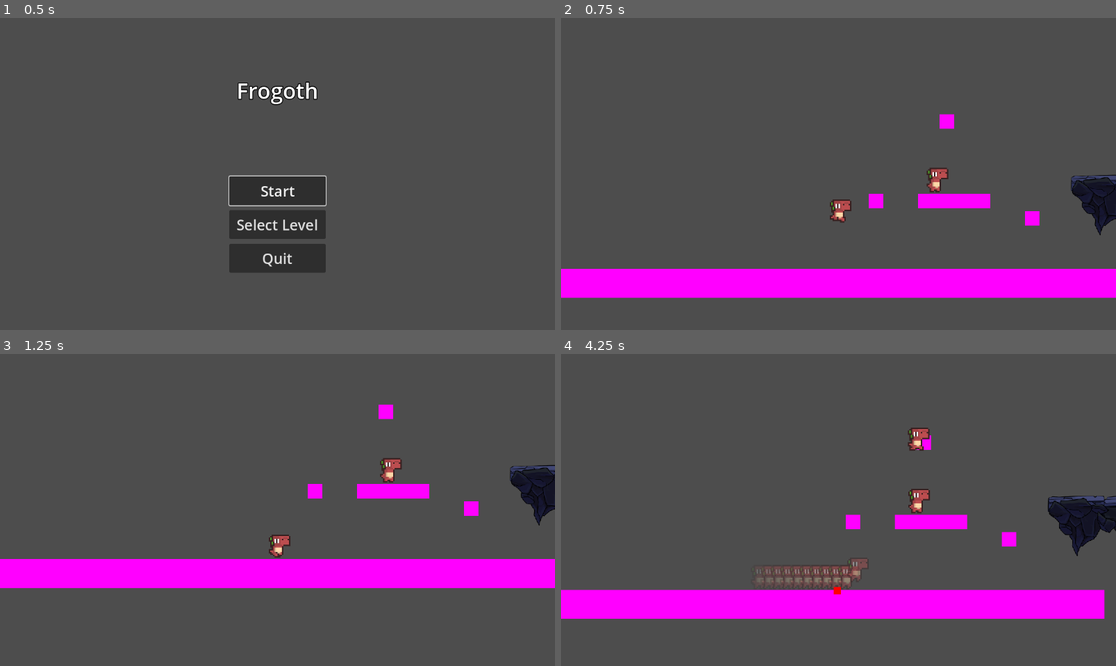
Above: before the commit, frames 1-4 (two rows, left to right).
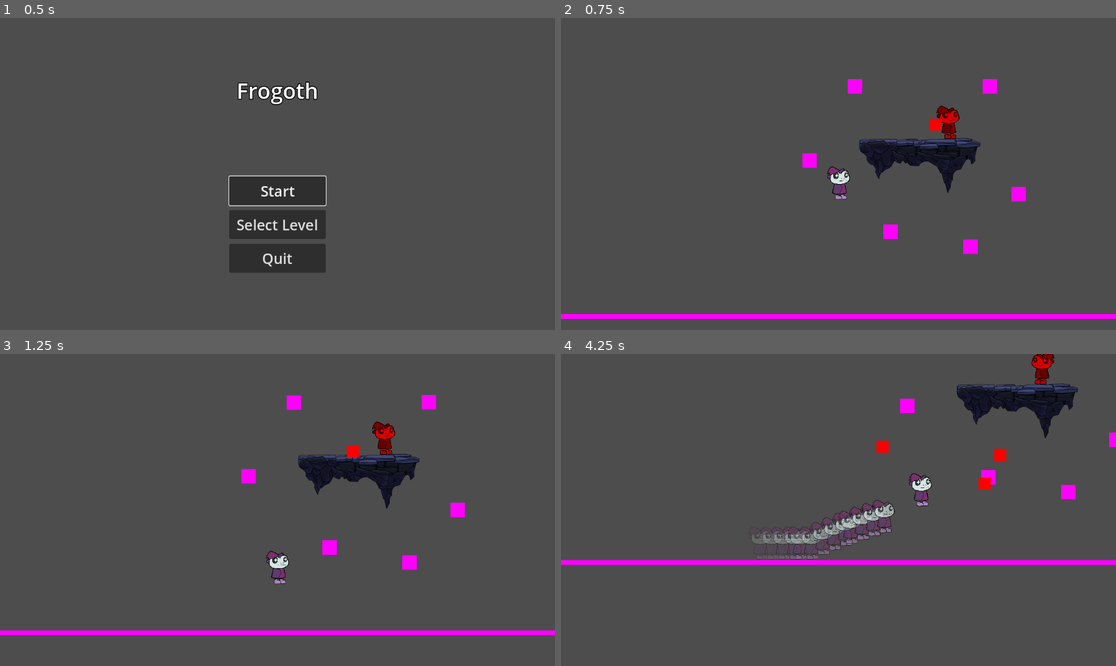
Above: after the commit, the same moments.

Repository: DerBrotDoktor/Frogoth
Game: Godot game, scene res://scenes/main/main.tscn
The game is run twice, just before and just after one commit, with the same random seed, the same clock (stepped at 60 frames per second) and the same inputs.
Inputs (mouse positions are in pixels of both pictures, inside the frame that each line leads up to):
- Up to frame 1 (0.5 s): no input
- Up to frame 2 (0.75 s): click "Start" at 0.5 s
- Up to frame 3 (1.25 s): no input
- Up to frame 4 (4.25 s): move the mouse to (960, 494) at 1.27 s; hold Space (jump) 1.28-2.03 s; hold D (right) 1.28-2.78 s; tap Shift (dash) at 1.35, 2.3, 2.85, 3.6 s; move the mouse to (727, 525) at 2.02 s; tap Space (jump) at 2.1, 2.27, 2.57, 3.77, 4.07 s; move the mouse to (894, 441) at 2.77 s; hold A (left) 2.78-3.53 s; hold Space (jump) 2.78-3.53 s; move the mouse to (810, 572) at 3.52 s; hold D (right) from 3.53 s (still down)

Frame 1 is identical in both runs. In frame 2, 16% of the frame differs, in the area x 0-100%, y 19-97%; in frame 3, 16%; in frame 4, 19%, in the area x 0-100%, y 0-85%.

Commit message:
Changed player / enemy sprite Resized player / enemy / bullet / bash_point / platform

Diff:
--- a/project.godot
+++ b/project.godot
@@ -81,7 +81,3 @@
 2d_physics/layer_1="Player"
 2d_physics/layer_2="Enemy"
 2d_physics/layer_3="Bullet"
-
-[rendering]
-
-textures/canvas_textures/default_texture_filter=0
--- a/scenes/bash_points/bash_point.tscn
+++ b/scenes/bash_points/bash_point.tscn
@@ -3,10 +3,10 @@
 [ext_resource type="Script" path="res://scenes/bash_points/bash_point.gd" id="1_yxaq1"]
 
 [sub_resource type="PlaceholderTexture2D" id="PlaceholderTexture2D_r6txh"]
-size = Vector2(10, 10)
+size = Vector2(60, 60)
 
 [sub_resource type="CircleShape2D" id="CircleShape2D_y7tx7"]
-radius = 6.0
+radius = 35.0
 
 [node name="BashPoint" type="Area2D" groups=["bash_point"]]
 script = ExtResource("1_yxaq1")
--- a/scenes/enemies/bullet.tscn
+++ b/scenes/enemies/bullet.tscn
@@ -3,10 +3,10 @@
 [ext_resource type="Script" path="res://scenes/enemies/bullet.gd" id="1_aeqp4"]
 
 [sub_resource type="PlaceholderTexture2D" id="PlaceholderTexture2D_igy5q"]
-size = Vector2(5, 5)
+size = Vector2(50, 50)
 
 [sub_resource type="RectangleShape2D" id="RectangleShape2D_5vs52"]
-size = Vector2(5, 5)
+size = Vector2(50, 50)
 
 [node name="Bullet" type="CharacterBody2D" groups=["bullet"]]
 collision_layer = 4
--- a/scenes/enemies/enemy_grounded.gd
+++ b/scenes/enemies/enemy_grounded.gd
@@ -1,6 +1,6 @@
 extends CharacterBody2D
 
-@export var speed = 20
+@export var speed = 100
 @export var direction = 1
 @export var flip_cooldown_time = 0.3
 
--- a/scenes/enemies/enemy_grounded.tscn
+++ b/scenes/enemies/enemy_grounded.tscn
@@ -1,17 +1,13 @@
-[gd_scene load_steps=7 format=3 uid="uid://cpddwnffvkcgu"]
+[gd_scene load_steps=6 format=3 uid="uid://cpddwnffvkcgu"]
 
 [ext_resource type="Script" path="res://scenes/enemies/enemy_grounded.gd" id="1_l2tby"]
-[ext_resource type="Texture2D" uid="uid://cmg500ug6fpcf" path="res://assets/player/player_animation_sheet.png" id="1_svkny"]
-
-[sub_resource type="AtlasTexture" id="AtlasTexture_8hj2l"]
-atlas = ExtResource("1_svkny")
-region = Rect2(24, 0, 24, 24)
+[ext_resource type="Texture2D" uid="uid://c8uej0dhpn2pa" path="res://assets/player/player.png" id="2_naput"]
 
 [sub_resource type="SpriteFrames" id="SpriteFrames_1sjp7"]
 animations = [{
 "frames": [{
 "duration": 1.0,
-"texture": SubResource("AtlasTexture_8hj2l")
+"texture": ExtResource("2_naput")
 }],
 "loop": true,
 "name": &"default",
@@ -24,12 +20,13 @@
 }]
 
 [sub_resource type="RectangleShape2D" id="RectangleShape2D_eiqsm"]
-size = Vector2(12, 17)
+size = Vector2(224, 408)
 
 [sub_resource type="RectangleShape2D" id="RectangleShape2D_qpu30"]
-size = Vector2(16, 17)
+size = Vector2(224, 409)
 
 [node name="EnemyGrounded" type="CharacterBody2D"]
+scale = Vector2(0.3, 0.3)
 collision_layer = 2
 collision_mask = 2
 script = ExtResource("1_l2tby")
@@ -38,19 +35,17 @@
 sprite_frames = SubResource("SpriteFrames_1sjp7")
 
 [node name="Collider" type="CollisionShape2D" parent="."]
-position = Vector2(0, 0.5)
+position = Vector2(14, 49)
 shape = SubResource("RectangleShape2D_eiqsm")
 
 [node name="HorizontalRayCast" type="RayCast2D" parent="."]
-target_position = Vector2(15, 0)
+target_position = Vector2(200, 0)
 
 [node name="VerticalRayCastL" type="RayCast2D" parent="."]
-position = Vector2(-6, 0)
-target_position = Vector2(0, 15)
+position = Vector2(-95, 220)
 
 [node name="VerticalRayCastR" type="RayCast2D" parent="."]
-position = Vector2(6, 0)
-target_position = Vector2(0, 15)
+position = Vector2(125, 220)
 
 [node name="FlipCooldownTimer" type="Timer" parent="."]
 wait_time = 0.3
@@ -60,7 +55,7 @@
 [node name="TriggerArea" type="Area2D" parent="."]
 
 [node name="TriggerAreaShape" type="CollisionShape2D" parent="TriggerArea"]
-position = Vector2(0, 0.5)
+position = Vector2(14, 49.5)
 shape = SubResource("RectangleShape2D_qpu30")
 
 [connection signal="area_entered" from="TriggerArea" to="." method="_on_trigger_area_area_entered"]
--- a/scenes/enemies/enemy_single_shot.tscn
+++ b/scenes/enemies/enemy_single_shot.tscn
@@ -4,17 +4,23 @@
 [ext_resource type="Script" path="res://scenes/enemies/enemy_single_shot.gd" id="2_g0l75"]
 [ext_resource type="PackedScene" uid="uid://77vbimjom55n" path="res://scenes/enemies/bullet.tscn" id="3_lpapv"]
 
-[sub_resource type="CircleShape2D" id="CircleShape2D_0wwds"]
-radius = 48.0
+[sub_resource type="CircleShape2D" id="CircleShape2D_lkc3a"]
+radius = 1600.5
 
 [node name="EnemySingleShot" instance=ExtResource("1_ou6ub")]
 script = ExtResource("2_g0l75")
 bullet_speed = 200
 bullet_prefab = ExtResource("3_lpapv")
 
+[node name="Animation" parent="." index="0"]
+self_modulate = Color(1, 0, 0.0156863, 1)
+
+[node name="TriggerArea" parent="." index="6"]
+position = Vector2(13.3333, 50)
+
 [node name="TriggerAreaShape" parent="TriggerArea" index="0"]
 position = Vector2(0, 0)
-shape = SubResource("CircleShape2D_0wwds")
+shape = SubResource("CircleShape2D_lkc3a")
 
 [node name="AttackCooldown" type="Timer" parent="." index="7"]
 
--- a/scenes/enviroment/platforms/platform_big_1.tscn
+++ b/scenes/enviroment/platforms/platform_big_1.tscn
@@ -5,9 +5,7 @@
 [node name="PlatformBig1" type="StaticBody2D"]
 
 [node name="Sprite2D" type="Sprite2D" parent="."]
-scale = Vector2(0.25, 0.25)
 texture = ExtResource("1_bqwuh")
 
 [node name="CollisionPolygon2D" type="CollisionPolygon2D" parent="."]
-scale = Vector2(0.25, 0.25)
 polygon = PackedVector2Array(236.397, -95, 252.881, -88.1935, 253.5, -75, 249.1, -72, 243.3, -72, 242, -69.6, 237, -54. …(651 unchanged characters)…
--- a/scenes/kill_shape/kill_shape.tscn
+++ b/scenes/kill_shape/kill_shape.tscn
@@ -6,7 +6,7 @@
 script = ExtResource("1_sr5bi")
 
 [node name="Outline" type="Line2D" parent="."]
-width = 3.0
+width = 15.0
 joint_mode = 2
 begin_cap_mode = 2
 end_cap_mode = 2
--- a/scenes/level/level_1.tscn
+++ b/scenes/level/level_1.tscn
@@ -10,16 +10,11 @@
 [sub_resource type="RectangleShape2D" id="RectangleShape2D_soy7b"]
 size = Vector2(400, 20)
 
-[sub_resource type="PlaceholderTexture2D" id="PlaceholderTexture2D_0awld"]
-size = Vector2(50, 10)
-
-[sub_resource type="RectangleShape2D" id="RectangleShape2D_7gmwj"]
-size = Vector2(50, 10)
-
 [node name="Level1" type="Node2D"]
 
 [node name="floor" type="StaticBody2D" parent="."]
-position = Vector2(0, 76)
+position = Vector2(-18, 593)
+scale = Vector2(16.72, 1)
 
 [node name="Sprite2D" type="Sprite2D" parent="floor"]
 texture = SubResource("PlaceholderTexture2D_iwq4j")
@@ -27,26 +22,26 @@
 [node name="CollisionShape2D" type="CollisionShape2D" parent="floor"]
 shape = SubResource("RectangleShape2D_soy7b")
 
-[node name="platform" type="StaticBody2D" parent="."]
-position = Vector2(80, 19)
-
-[node name="Sprite2D" type="Sprite2D" parent="platform"]
-texture = SubResource("PlaceholderTexture2D_0awld")
-
-[node name="CollisionShape2D" type="CollisionShape2D" parent="platform"]
-shape = SubResource("RectangleShape2D_7gmwj")
-
 [node name="BashPoint" parent="." instance=ExtResource("2_1ug63")]
-position = Vector2(26, 19)
+position = Vector2(-120, -56)
 
 [node name="BashPoint2" parent="." instance=ExtResource("2_1ug63")]
-position = Vector2(75, -36)
+position = Vector2(68, -363)
+
+[node name="BashPoint4" parent="." instance=ExtResource("2_1ug63")]
+position = Vector2(748, 84)
+
+[node name="BashPoint5" parent="." instance=ExtResource("2_1ug63")]
+position = Vector2(217, 240)
+
+[node name="BashPoint6" parent="." instance=ExtResource("2_1ug63")]
+position = Vector2(548, 302)
 
 [node name="BashPoint3" parent="." instance=ExtResource("2_1ug63")]
-position = Vector2(134, 31)
+position = Vector2(628, -364)
+
+[node name="Platform" parent="." instance=ExtResource("3_hm0bf")]
+position = Vector2(335, -42)
 
 [node name="EnemySingleShot" parent="." instance=ExtResource("2_ubag1")]
-position = Vector2(63, 4)
-
-[node name="Platform" parent="." instance=ExtResource("3_owrm2")]
-position = Vector2(223, 27)
+position = Vector2(434, -222)
--- a/scenes/main/main.tscn
+++ b/scenes/main/main.tscn
@@ -16,8 +16,9 @@
 
 [node name="Player" parent="." instance=ExtResource("3_cw4d6")]
 
-[node name="BashPointController" type="Node" parent="."]
+[node name="BashPointController" type="Node" parent="." node_paths=PackedStringArray("player")]
 script = ExtResource("6_n33ax")
+player = NodePath("../Player")
 
 [connection signal="enter_bash_point" from="Player" to="BashPointController" method="_on_player_enter_bash_point"]
 [connection signal="player_died" from="Player" to="." method="_on_player_player_died"]
--- a/scenes/player/player.gd
+++ b/scenes/player/player.gd
@@ -15,6 +15,7 @@
 @export var ghost_length = 1.5
 @export var ghost_time = 0.35
 @export var max_health = 3
+@export var gravity = 1000
 
 var can_jump = false
 var can_double_jump = false
@@ -26,7 +27,6 @@
 var is_bashing = false
 var bash_target_position
 var current_bash_point
-var gravity = ProjectSettings.get_setting("physics/2d/default_gravity")
 var current_health
 
 #endregion
@@ -174,7 +174,7 @@
 
 func add_ghost():
 	var ghost = ghost_node.instantiate()
-	ghost.set_property(position, $Animation.scale)
+	ghost.set_property(position, scale)
 	ghost.flip_h = $Animation.flip_h
 	get_tree().current_scene.add_child(ghost)
 	pass
--- a/scenes/player/player.tscn
+++ b/scenes/player/player.tscn
@@ -1,37 +1,13 @@
-[gd_scene load_steps=19 format=3 uid="uid://bfqr80qekwaw5"]
+[gd_scene load_steps=13 format=3 uid="uid://bfqr80qekwaw5"]
 
 [ext_resource type="Script" path="res://scenes/player/player.gd" id="1_il0n1"]
-[ext_resource type="Texture2D" uid="uid://cmg500ug6fpcf" path="res://assets/player/player_animation_sheet.png" id="2_j6cex"]
 [ext_resource type="Shader" path="res://scenes/player/player_hit.gdshader" id="2_qf1va"]
 [ext_resource type="PackedScene" uid="uid://beocyu2m1xsx1" path="res://scenes/player/player_ghost.tscn" id="2_rl3rv"]
+[ext_resource type="Texture2D" uid="uid://c8uej0dhpn2pa" path="res://assets/player/player.png" id="4_xt3tk"]
 
 [sub_resource type="ShaderMaterial" id="ShaderMaterial_fl175"]
 shader = ExtResource("2_qf1va")
 shader_parameter/hit_opacity = 0.0
-
-[sub_resource type="AtlasTexture" id="AtlasTexture_gb63a"]
-atlas = ExtResource("2_j6cex")
-region = Rect2(96, 0, 24, 24)
-
-[sub_resource type="AtlasTexture" id="AtlasTexture_rhgva"]
-atlas = ExtResource("2_j6cex")
-region = Rect2(120, 0, 24, 24)
-
-[sub_resource type="AtlasTexture" id="AtlasTexture_c6u83"]
-atlas = ExtResource("2_j6cex")
-region = Rect2(144, 0, 24, 24)
-
-[sub_resource type="AtlasTexture" id="AtlasTexture_e1is0"]
-atlas = ExtResource("2_j6cex")
-region = Rect2(168, 0, 24, 24)
-
-[sub_resource type="AtlasTexture" id="AtlasTexture_uwk1p"]
-atlas = ExtResource("2_j6cex")
-region = Rect2(192, 0, 24, 24)
-
-[sub_resource type="AtlasTexture" id="AtlasTexture_eifo8"]
-atlas = ExtResource("2_j6cex")
-region = Rect2(216, 0, 24, 24)
 
 [sub_resource type="SpriteFrames" id="SpriteFrames_lw100"]
 animations = [{
@@ -42,22 +18,7 @@
 }, {
 "frames": [{
 "duration": 1.0,
-"texture": SubResource("AtlasTexture_gb63a")
-}, {
-"duration": 1.0,
-"texture": SubResource("AtlasTexture_rhgva")
-}, {
-"duration": 1.0,
-"texture": SubResource("AtlasTexture_c6u83")
-}, {
-"duration": 1.0,
-"texture": SubResource("AtlasTexture_e1is0")
-}, {
-"duration": 1.0,
-"texture": SubResource("AtlasTexture_uwk1p")
-}, {
-"duration": 1.0,
-"texture": SubResource("AtlasTexture_eifo8")
+"texture": ExtResource("4_xt3tk")
 }],
 "loop": true,
 "name": &"walk",
@@ -65,13 +26,13 @@
 }]
 
 [sub_resource type="RectangleShape2D" id="RectangleShape2D_0tqvw"]
-size = Vector2(11, 17)
+size = Vector2(233, 420)
 
 [sub_resource type="RectangleShape2D" id="RectangleShape2D_86dhk"]
-size = Vector2(19, 28)
+size = Vector2(235, 417)
 
 [sub_resource type="PlaceholderTexture2D" id="PlaceholderTexture2D_2jsgx"]
-size = Vector2(20, 2)
+size = Vector2(300, 15)
 
 [sub_resource type="Animation" id="Animation_8u4v0"]
 length = 0.001
@@ -111,8 +72,15 @@
 }
 
 [node name="Player" type="CharacterBody2D"]
+scale = Vector2(0.3, 0.3)
 script = ExtResource("1_il0n1")
+normal_speed = 600.0
+jump_velocity = -600.0
+double_jump_velocity = -600.0
+dash_speed = 1400
+bash_speed = 900
 ghost_node = ExtResource("2_rl3rv")
+gravity = 1200
 
 [node name="Animation" type="AnimatedSprite2D" parent="."]
 z_index = 1
@@ -123,11 +91,11 @@
 frame_progress = 0.671472
 
 [node name="Collider" type="CollisionShape2D" parent="."]
-position = Vector2(-0.5, 0.5)
+position = Vector2(-0.5, 47)
 shape = SubResource("RectangleShape2D_0tqvw")
 
 [node name="Camera" type="Camera2D" parent="."]
-zoom = Vector2(3, 3)
+zoom = Vector2(0.5, 0.5)
 position_smoothing_enabled = true
 drag_horizontal_enabled = true
 drag_vertical_enabled = true
@@ -141,21 +109,21 @@
 one_shot = true
 
 [node name="DashTimer" type="Timer" parent="."]
-wait_time = 0.2
+wait_time = 0.4
 one_shot = true
 
 [node name="BashTimer" type="Timer" parent="."]
-wait_time = 0.2
+wait_time = 0.4
 
 [node name="GhostTimer" type="Timer" parent="."]
-wait_time = 0.018
+wait_time = 0.03
 
 [node name="TriggerArea" type="Area2D" parent="." groups=["player"]]
 collision_layer = 5
 collision_mask = 5
 
 [node name="TriggerCollider" type="CollisionShape2D" parent="TriggerArea"]
-position = Vector2(-0.5, 0)
+position = Vector2(-1.5, 46.5)
 shape = SubResource("RectangleShape2D_86dhk")
 
 [node name="DirectionArrow" type="Sprite2D" parent="."]
@@ -163,7 +131,7 @@
 modulate = Color(0, 0.6, 1, 1)
 show_behind_parent = true
 texture = SubResource("PlaceholderTexture2D_2jsgx")
-offset = Vector2(10, 0)
+offset = Vector2(250, 0)
 
 [node name="PlayerAnimation" type="AnimationPlayer" parent="."]
 libraries = {
--- a/scenes/player/player_ghost.tscn
+++ b/scenes/player/player_ghost.tscn
@@ -1,11 +1,11 @@
 [gd_scene load_steps=3 format=3 uid="uid://beocyu2m1xsx1"]
 
-[ext_resource type="Texture2D" uid="uid://cmg500ug6fpcf" path="res://assets/player/player_animation_sheet.png" id="1_n6smk"]
+[ext_resource type="Texture2D" uid="uid://c8uej0dhpn2pa" path="res://assets/player/player.png" id="1_e4d8v"]
 [ext_resource type="Script" path="res://scenes/player/player_ghost.gd" id="1_uggrq"]
 
 [node name="PlayerGhost" type="Sprite2D"]
 z_index = -1
-texture = ExtResource("1_n6smk")
-region_enabled = true
+scale = Vector2(0.3, 0.3)
+texture = ExtResource("1_e4d8v")
 region_rect = Rect2(0, 0, 24, 24)
 script = ExtResource("1_uggrq")
Not shown, added: assets/player/player.png.import
Not shown: 1 places in scenes/level/level_1.tscn that only renumber resources
